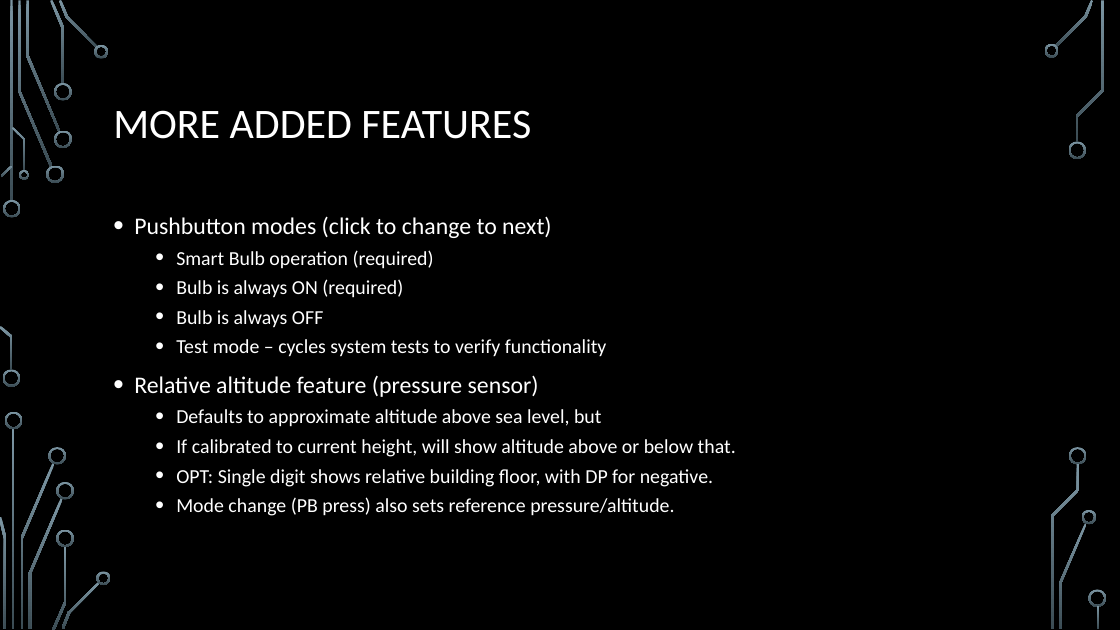
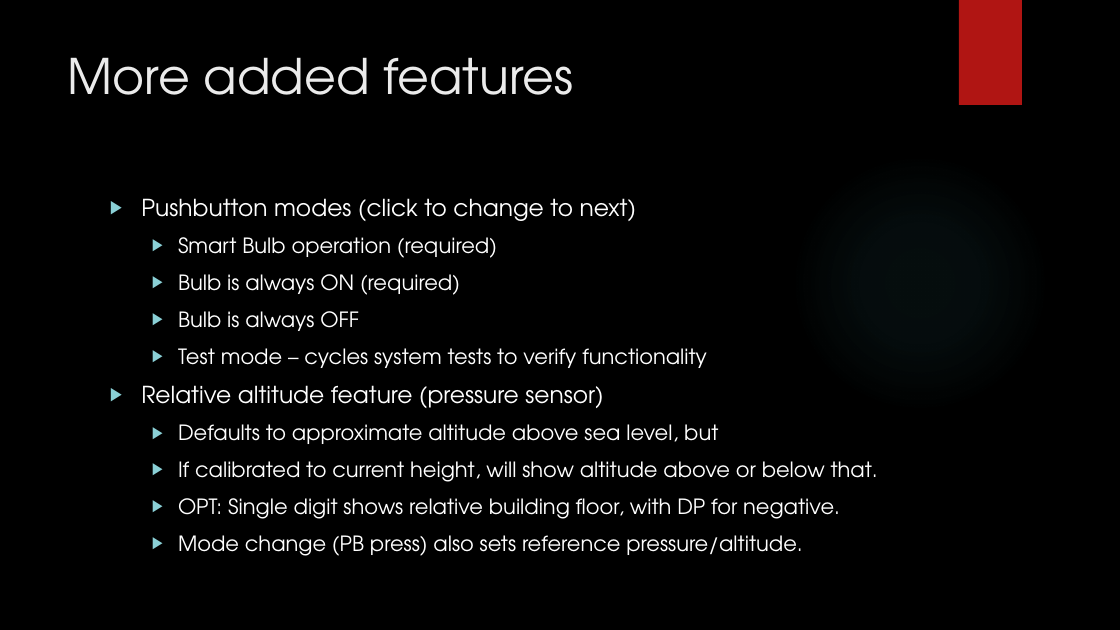
Before and after one commit to EmbeddedSystemClass/FinalProject5381, a slide deck: slide 6 of Final Project 5381.pptx. Drawn at 1120x630 pixels with LibreOffice and Linux fonts; fonts in the diff are those of the drawing; background and template pictures are left out. Boxes give left, top, right and bottom in pixels: in the first picture for what was removed or moved away, otherwise in the second. Text is boxed around its words. In the diff, an @@ line names an element or a change of style, - is before the commit and + after.

Commit message:
Table of ADC value translation as required. New skin Ion used.

```diff
--- a/Final Project 5381.pptx
+++ b/Final Project 5381.pptx
@@ rectangle added at <box>959,0,1022,105</box>, fill #B01513 @@
@@ title "More added features" at <box>68,57,573,95</box>: vertical alignment middle to top @@
@@ title at <box>68,57,573,95</box>: text changed; size 36 to 42 pt; font Calibri to TeX Gyre Adventor; text colour #FFFFFF to #EBEBEB @@
-MORE ADDED FEATURES
+More added features
@@ text "Pushbutton modes (click to change ...": place and size @@
-text "Pushbutton modes (click to change ..." at <box>134,216,736,516</box>
+text "Pushbutton modes (click to change ..." at <box>141,198,878,556</box>
@@ text "Pushbutton modes (click to change ..." at <box>141,198,878,556</box>: size 20.4 to 20 pt in "Pushbutton modes (click to change to next)", "Relative altitude feature (pressure sensor)"; font Calibri to TeX Gyre Adventor; size 17 to 18 pt in "Smart Bulb operation (required)", "Bulb is always ON (required)", "Bulb is always OFF", "Test mode – cycles system tests to ..." and 4 more places; bullet • to ▶; more space between paragraphs @@
@@ group removed at <box>0,0,1107,630</box>: 33 freeform shapes, 3 rectangles @@
```
Also in this commit, not shown: 43 other slides changed, 1 slide added.
